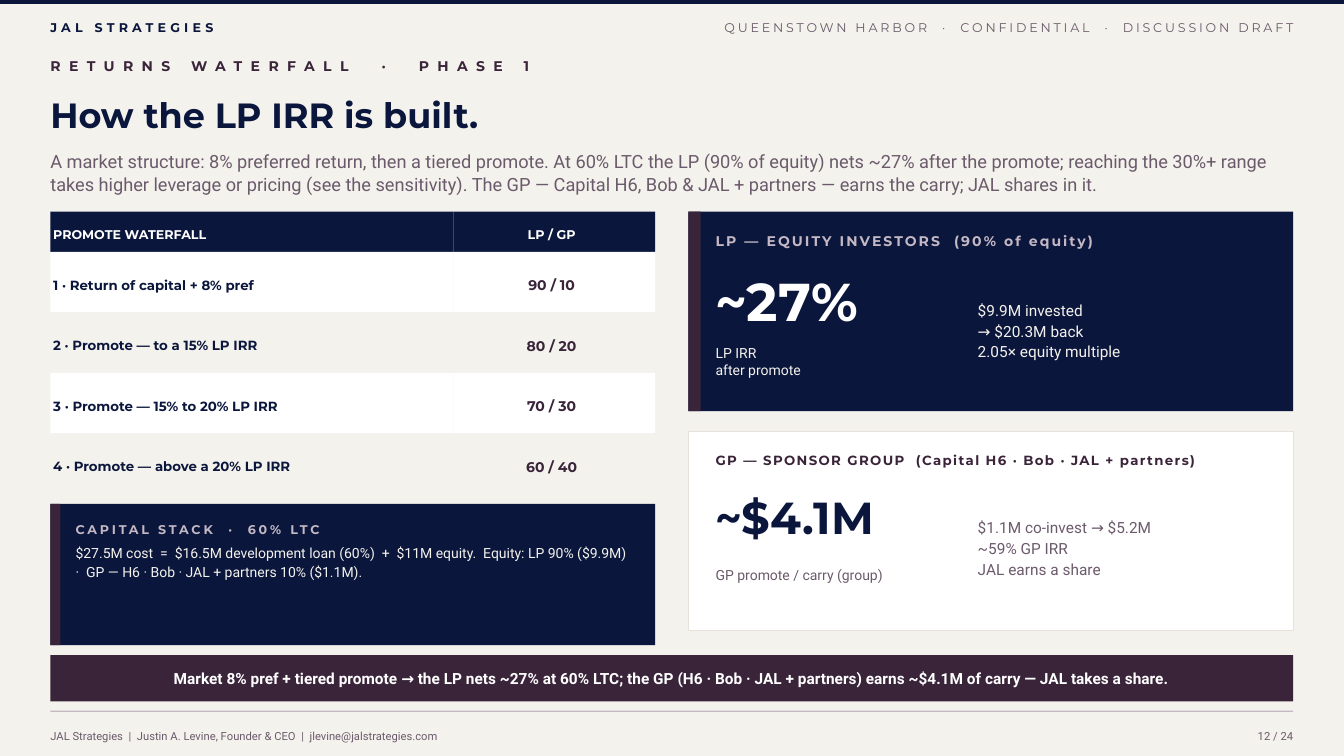
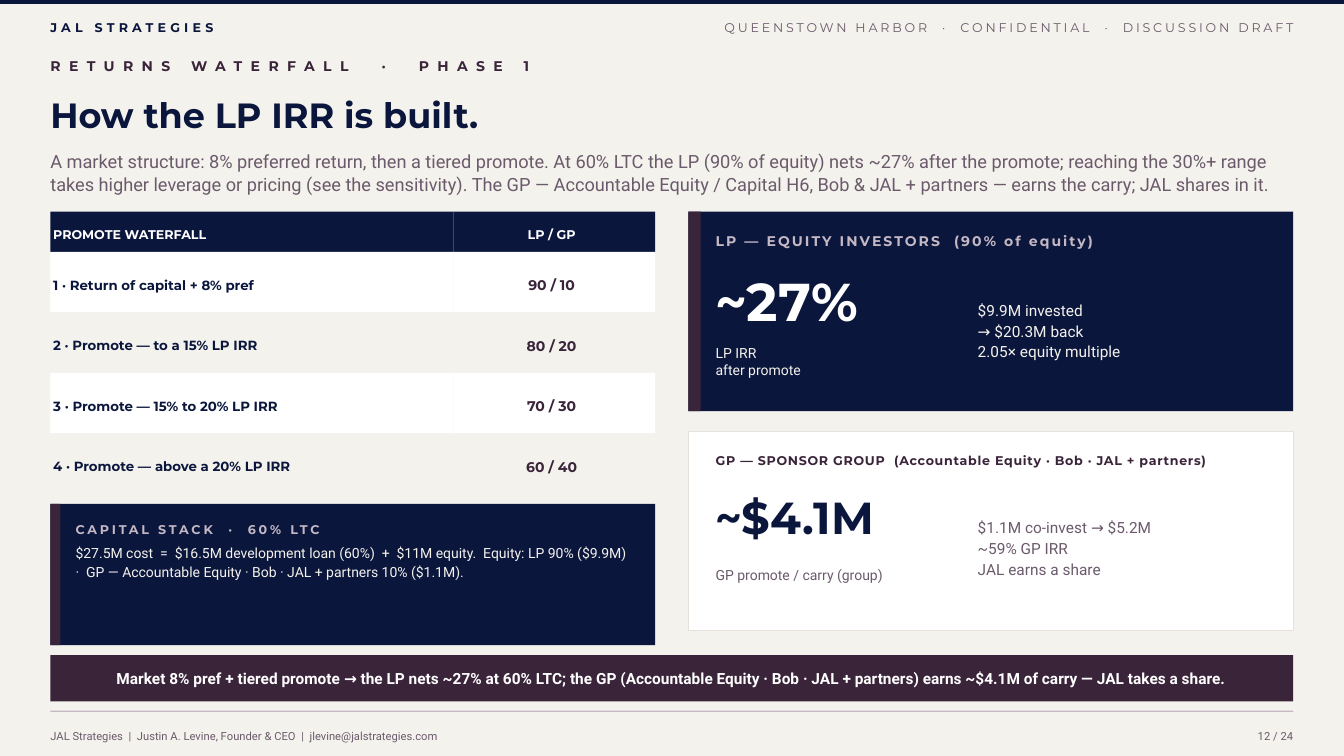
Before and after one commit to jlevine711/Apex, a slide deck: slide 12 of JAL_Queenstown_Harbor_Proposal.pptx. Drawn at 1344x756 pixels with LibreOffice and Linux fonts; fonts in the diff are those of the drawing. Boxes give left, top, right and bottom in pixels: in the first picture for what was removed or moved away, otherwise in the second. Text is boxed around its words. In the diff, an @@ line names an element or a change of style, - is before the commit and + after.

```diff
--- a/JAL_Queenstown_Harbor_Proposal.pptx
+++ b/JAL_Queenstown_Harbor_Proposal.pptx
@@ text at (50, 154, 1268, 195): text changed @@
-A market structure: 8% preferred return, then a tiered promote. At 60% LTC the LP (90% of equity) nets ~27% after the promote; reaching the 30%+ range takes higher leverage or pricing (see the sensitivity). The GP — Capital H6, Bob & JAL + partners — earns the carry; JAL shares in it.
+A market structure: 8% preferred return, then a tiered promote. At 60% LTC the LP (90% of equity) nets ~27% after the promote; reaching the 30%+ range takes higher leverage or pricing (see the sensitivity). The GP — Accountable Equity / Capital H6, Bob & JAL + partners — earns the carry; JAL shares in it.
@@ text at (716, 455, 1206, 468): text changed; size 9.5 to 9 pt @@
-GP — SPONSOR GROUP (Capital H6 · Bob · JAL + partners)
+GP — SPONSOR GROUP (Accountable Equity · Bob · JAL + partners)
@@ text at (76, 546, 626, 580): text changed @@
-$27.5M cost = $16.5M development loan (60%) + $11M equity. Equity: LP 90% ($9.9M) · GP — H6 · Bob · JAL + partners 10% ($1.1M).
+$27.5M cost = $16.5M development loan (60%) + $11M equity. Equity: LP 90% ($9.9M) · GP — Accountable Equity · Bob · JAL + partners 10% ($1.1M).
@@ text at (116, 671, 1225, 688): text changed @@
-Market 8% pref + tiered promote → the LP nets ~27% at 60% LTC; the GP (H6 · Bob · JAL + partners) earns ~$4.1M of carry — JAL takes a share.
+Market 8% pref + tiered promote → the LP nets ~27% at 60% LTC; the GP (Accountable Equity · Bob · JAL + partners) earns ~$4.1M of carry — JAL takes a share.
```
Also in this commit, not shown: 4 other slides changed, 5 other files.
